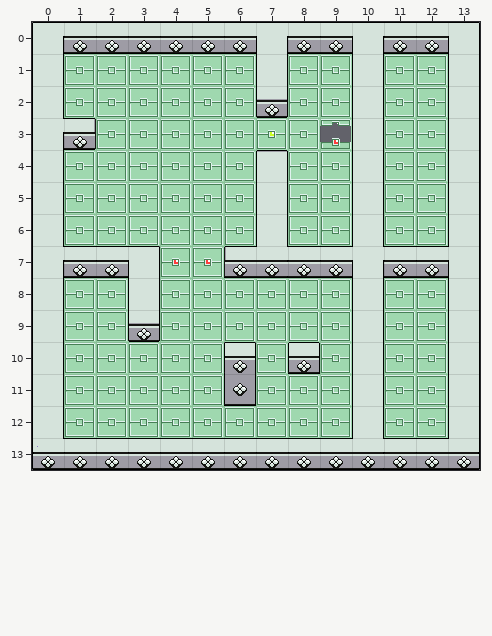
Two states of a Tiled map, assets/maps/1.tmx. That is the earlier state.
Cells are 32x32 px. Shown: x 0..13, y 0..13.
And afterwards:
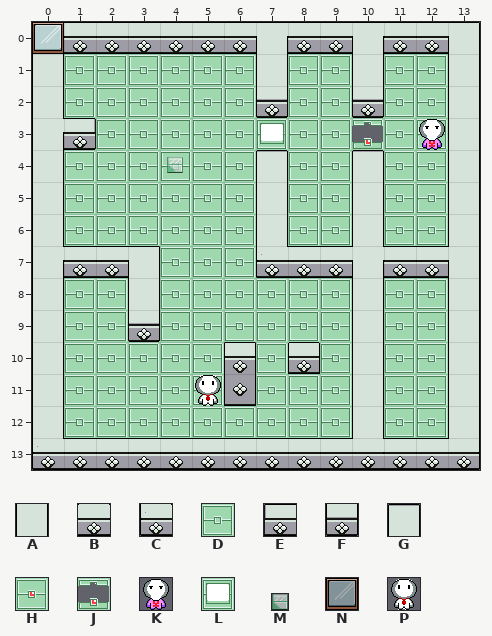
Key: from "aynNDpb": A 4, B 5, C 7, D 13, E 17, F 18, G 20, H 23, J 24; from "entities": K 0 "13 - Ic7yDv4", L 1 "01 - KjpH0ta", M 7 "ice_small", N 8 "window", P 11 "player".
_ is an empty cell, . an unchanged one.
Objects are placed by their top-left corner, in cells (3,4 is the top-left corner of cell 3,4); size is 1x1 cell unless given.
From old to new:
--- layer "Tile Layer 2"
@@ x 9..10 @@
- 2 ._
- 3 J.
- 4 ._
+ 2 .D
+ 3 D.
+ 4 .D
@@ x 4..5 @@
- 7 HH
+ 7 DD
--- layer "Tile Layer 1"
@@ x 10..10 @@
- 2 A
- 3 A
- 4 A
+ 2 F
+ 3 _
+ 4 G
@@ x 6..7 @@
- 7 EB
+ 7 _C
--- layer "Object Layer 1" (added)
+N "hud" at 0,0
+K "guy" at 12,3
+L "button" at 7,3
+J "trap" at 10,3
+M "ice" at 4.2,4.2 size 0.5x0.5
+P "player" at 5,11
Changed places in both pictures, as pixel boxes (x1, y1, x2, y2):
added: (32, 22, 64, 54)
changed: (320, 99, 384, 152)
added: (260, 123, 284, 144)
added: (419, 119, 445, 150)
added: (167, 157, 183, 173)
changed: (174, 246, 288, 278)
added: (195, 375, 221, 406)
